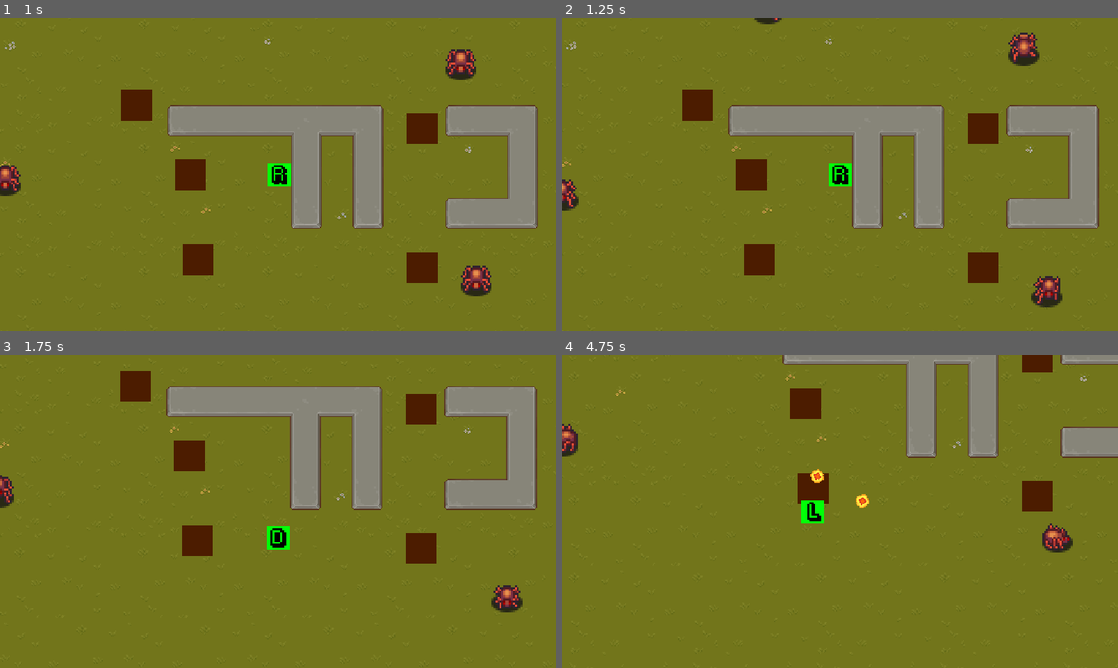
Above: before the commit, frames 1-4 (two rows, left to right).
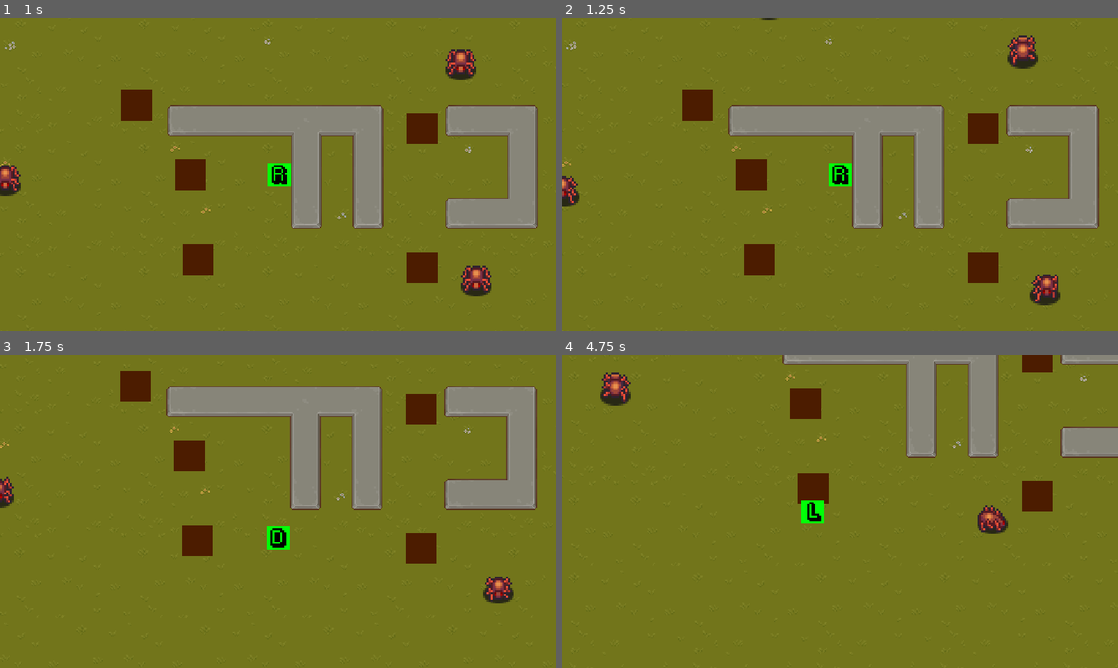
Above: after the commit, the same moments.

Repository: PotatoGolden76/rgda-game
Game: Godot game, scene res://Scenes/world.tscn
Same seed, same stepped clock (60 frames per second), same inputs: the game is played once before the commit and once after it.
Inputs:
- Up to frame 1 (1 s): hold D (right) from 0.53 s (still down)
- Up to frame 2 (1.25 s): keep holding D (right)
- Up to frame 3 (1.75 s): release D (right) at 1.28 s; hold S (down) from 1.28 s (still down)
- Up to frame 4 (4.75 s): release S (down) at 2.03 s; hold D (right) 2.03-2.78 s; hold W (up) 2.78-3.53 s; hold A (left) from 3.53 s (still down)

Frame 1 is identical in both runs. In frame 2, 1.1% of the frame differs, in the area x 0-90%, y 0-93%; in frame 3, 0.7%; in frame 4, 1.6%, in the area x 0-92%, y 5-64%.

Commit message:
tweaked values, comments

Diff:
--- a/Enemy/AttackController.gd
+++ b/Enemy/AttackController.gd
@@ -10,11 +10,15 @@
 var target:Vector2 = Vector2.ZERO
 
 func set_target(new_target):
+	# set attack target
 	target = new_target
 
 
-func spawn_bullet():
+func spawn_bullet(speed):
+	# spawn bullet aimed towards target with a given speed
+
 	var bullet = EnemyBullet.instantiate()
+	bullet.set_speed(speed)
 	get_tree().current_scene.add_child(bullet)
 	bullet.global_position = self.global_position
 
@@ -22,15 +26,27 @@
 	bullet.rotation = bullet_rotation
 
 
+"""
+Attack Framework
+To make a new attack, simply use the spawn_bullet() function(s)
+The more flexibility with parameters the better
 
-func burst_attack(no_bullets:int, pre_delay:float, time_between_shots:float, post_delay:float):
+NOTE: you MUST set the target before checking if an attack is done and before calling the attack function
+Otherwise, pre-delay will cause the attack to target the old position
+
+TODO: expand with more attack patterns and bullet types
+"""
+
+func burst_attack(no_bullets:int, bullet_speed:int, pre_delay:float, time_between_shots:float, post_delay:float):
+	# burst attack
+	# waits for pre_delay, fires no_bullets every time_between_shots seconds, waits for post_delay
 	attackDone = false
 
 	bulletTimer.start(pre_delay)
 	await bulletTimer.timeout
 
 	for i in no_bullets:
-		spawn_bullet()
+		spawn_bullet(bullet_speed)
 		bulletTimer.start(time_between_shots)
 		await bulletTimer.timeout
 
--- a/Enemy/WanderController.gd
+++ b/Enemy/WanderController.gd
@@ -12,6 +12,7 @@
 var wander_leniency:float = 0.5;
 
 func update_target_position():
+	# generate a new random wander position within a threshold
 	var target_vector = Vector2.ZERO
 
 	while(target_vector.length() < 32):
@@ -20,7 +21,7 @@
 	target_position = start_position + target_vector
 
 func _on_timer_timeout():
-	update_target_position() # Replace with function body.
+	update_target_position()
 
 func get_time_left():
 	return timer.time_left
--- a/Enemy/_tempSpider/spider.gd
+++ b/Enemy/_tempSpider/spider.gd
@@ -6,9 +6,11 @@
 @export
 var FRICTION:float = 2000
 @export
-var ACCELERATION:float = 4000
+var CHASE_ACCELERATION:float = 6000
 @export
-var CHASE_MAX_SPEED:float = 2000
+var WANDER_ACCELERATION:float = 3000
+@export
+var CHASE_MAX_SPEED:float = 4000
 @export
 var WANDER_MAX_SPEED:float = 1000
 
@@ -35,13 +37,18 @@
 @onready
 var attackController = $AttackController
 
+
 func _physics_process(delta):
+	# TODO: refactor knockback logic when a proper player attack system is implemented
 	velocity = knockback.move_toward(Vector2.ZERO, kb_friction * delta)
 	knockback = velocity
-	# move_and_slide()
 
+	# attack state machine
 	match state:
 		IDLE:
+			# idle state
+			# stop moving, check if player is in range, start wander after a second
+
 			animationTree.set("parameters/Idle/blend_position", last_direction)
 			animationState.travel("Idle")
 
@@ -56,24 +63,33 @@
 				wanderController.start_timer(1)
 
 		WANDER:
+			# wander state
+			# check if player is in range
+			# start wandering to a random position generated by the wanderController
+			# stop wandering after a second, go back to idle
+
 			seek_player()
 
 			var wander_direction = global_position.direction_to(wanderController.target_position)
 			last_direction = wander_direction
 
+			# check if wander timer has finished OR enemy has reached the random wander position (up to a small difference)
 			if wanderController.get_time_left() == 0 || (global_position - wanderController.target_position).length() <= wanderController.wander_leniency:
 				state = IDLE
 				wanderController.start_timer(1)
 
 			else:
-
 				animationTree.set("parameters/Walk/blend_position", wander_direction)
 				animationState.travel("Walk")
 
-				velocity = velocity.move_toward(wander_direction * WANDER_MAX_SPEED, ACCELERATION * delta)
+				velocity = velocity.move_toward(wander_direction * WANDER_MAX_SPEED, WANDER_ACCELERATION * delta)
 
 
 		CHASE:
+			# chase state
+			# get player position, move towards player
+			# setup attack pattern
+
 			var player = playerDetectionZone.player
 
 			if player != null:
@@ -83,12 +99,12 @@
 				animationTree.set("parameters/Walk/blend_position", player_direction)
 				animationState.travel("Walk")
 
-				velocity = velocity.move_toward(player_direction * CHASE_MAX_SPEED, ACCELERATION * delta)
+				velocity = velocity.move_toward(player_direction * CHASE_MAX_SPEED, CHASE_ACCELERATION * delta)
 
 				attackController.set_target(player.global_position)
 
 				if attackController.attackDone:
-					attackController.burst_attack(3, 1, 0.2, 0)
+					attackController.burst_attack(3, 300, 1, 0.1, 0)
 
 			else:
 				state = IDLE
@@ -98,10 +114,12 @@
 
 
 func seek_player():
+	# check if player is in the playerDetectionZone
 	if playerDetectionZone.can_see_player():
 		state = CHASE
 
 
 func _on_hurtbox_area_entered(_area):
+	# TODO: refactor with proper knockback logic
 	knockback = Vector2.RIGHT * 300
 	# queue_free()
--- a/Player/Player.gd
+++ b/Player/Player.gd
@@ -16,6 +16,8 @@
 
 
 func _physics_process(delta):
+	# input + physics logic
+
 	var input_vector = Vector2.ZERO
 	input_vector.x = Input.get_action_strength("right") - Input.get_action_strength("left")
 	input_vector.y = Input.get_action_strength("down") - Input.get_action_strength("up")
--- a/Projectiles/_tempBullet/EnemyBullet.gd
+++ b/Projectiles/_tempBullet/EnemyBullet.gd
@@ -2,6 +2,9 @@
 
 @export
 var SPEED:int = 300
+
+func set_speed(new_speed):
+	SPEED = new_speed
 
 # Called every frame. 'delta' is the elapsed time since the previous frame.
 func _physics_process(delta):
--- a/Projectiles/_tempBullet/EnemyBullet.tscn
+++ b/Projectiles/_tempBullet/EnemyBullet.tscn
@@ -51,8 +51,7 @@
 radius = 8.0
 
 [node name="Hitbox" groups=["Projectiles"] instance=ExtResource("1_8j1po")]
-collision_layer = 5
-collision_mask = 5
+collision_layer = 4
 script = ExtResource("2_l80gt")
 
 [node name="AnimatedSprite2D" type="AnimatedSprite2D" parent="." index="0"]
